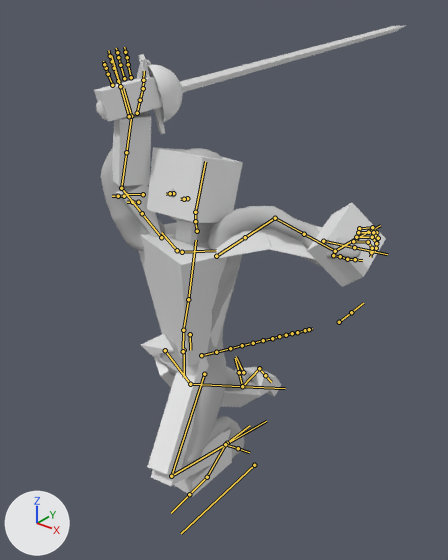
A saved change to the FBX model Project/Assets/Prototype/Models/TheChosenOne01.fbx.
Camera for both pictures: a camera (50 mm lens) standing at (1.46, -2.16, 2.32) and looking at (0.03, -0.37, 1.21). Lighting does not change. The marker at lower left points along +X, +Y and +Z. Both versions are drawn at frame 11 of the action 'Armature|Combat_Attack_Lunge'; the numbers are the values there. The bones that bend it are drawn over the model as lines.

Names of what the first picture shows: 'Low_Poly', 'Rapier01_Cube', 'TheChosenOne'.
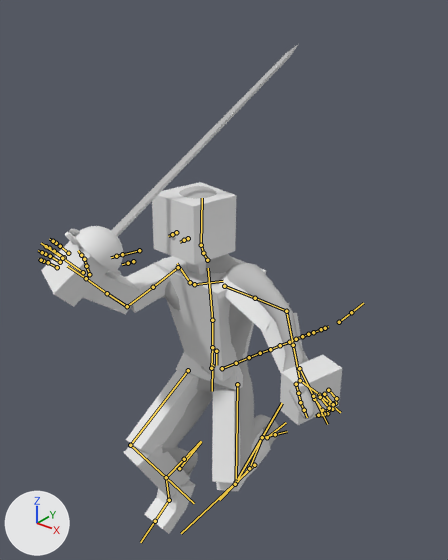
Pixel boxes (x1, y1, x2, y2) of what changed, in the pictures (448 x 560 px):
'TheChosenOne', posed (16% shorter): before (94, 77, 386, 497); after (41, 182, 342, 534)
'Low_Poly', posed (6% narrower, 29% shorter): before (100, 60, 361, 471); after (69, 186, 314, 477)
'Rapier01_Cube', posed: before (96, 25, 407, 134); after (65, 44, 299, 276)
bone 'Hip_root', root to tip: before (190, 334) to (190, 350); after (216, 351) to (216, 365)
bone 'HipControl', root to tip: before (184, 350) to (184, 377); after (212, 366) to (212, 391)
bone 'Femur.R', root to tip: before (165, 350) to (190, 384); after (188, 370) to (130, 445)
bone 'Tibia.R', root to tip: before (190, 384) to (242, 386); after (130, 445) to (166, 477)
bone 'Femur.L', root to tip: before (204, 374) to (171, 476); after (237, 384) to (236, 482)
bone 'Tibia.L', root to tip: before (171, 476) to (225, 444); after (236, 482) to (262, 437)
bone 'Tail.001', root to tip: before (201, 355) to (216, 352); after (222, 368) to (236, 363)
bone 'spine.001', root to tip: before (183, 351) to (183, 330); after (211, 368) to (212, 347)
bone 'spine.002', root to tip: before (183, 330) to (188, 299); after (212, 347) to (212, 320)
bone 'spine.003', root to tip: before (188, 299) to (196, 240); after (212, 320) to (208, 268)
bone 'Eye.R', root to tip: before (173, 193) to (170, 193); after (176, 232) to (172, 234)
bone 'Eye.L.001', root to tip: before (187, 198) to (184, 199); after (188, 238) to (184, 240)
bone 'Humerus.R', root to tip: before (161, 237) to (142, 213); after (178, 267) to (153, 287)
bone 'Humerus.R.001', root to tip: before (142, 213) to (121, 188); after (153, 287) to (127, 306)
bone 'Ulna.R', root to tip: before (121, 188) to (126, 152); after (127, 306) to (107, 293)
bone 'Hand.R', root to tip: before (131, 116) to (123, 88); after (86, 278) to (67, 266)
bone 'Humerus.L', root to tip: before (216, 256) to (245, 237); after (224, 286) to (255, 298)
bone 'Humerus.L.001', root to tip: before (245, 237) to (275, 218); after (255, 298) to (286, 311)
bone 'Foot_Control.R', root to tip: before (243, 372) to (236, 356); after (179, 468) to (201, 441)
bone 'Foot_Control.L', root to tip: before (227, 443) to (250, 425); after (267, 437) to (286, 422)
bone 'Tarsals.L', root to tip: before (207, 477) to (225, 444); after (249, 468) to (262, 437)

The edits, one by one:
Bone 'Hip_root' (bone_hip_root) moves from (0.0, 0.011, -0.512) to (0.0, 0.173, -0.345).
Bone 'Hip_root' (bone_hip_root) turns from (0, 12, 0) to (0, -5, 0) degrees about its own x, y and z.
Bone 'HipControl' (bone_hipcontrol) turns from (0, -5, 0) to (0, -8, 0) degrees about its own x, y and z.
Bone 'Femur.R' (bone_femur_r) turns from (46, 15, 35) to (-48, 17, 2) degrees about its own x, y and z.
Bone 'Tibia.R' (bone_tibia_r) turns from (5, -2, 7) to (68, -5, 10) degrees about its own x, y and z.
Bone 'Femur.L' (bone_femur_l) turns from (-30, -11, -10) to (-21, -8, -12) degrees about its own x, y and z.
Bone 'Tibia.L' (bone_tibia_l) turns from (91, -5, 6) to (89, 0, 0) degrees about its own x, y and z.
Bone 'Tail.001' (bone_tail_001) turns from (40, -3, 6) to (44, 7, -12) degrees about its own x, y and z.
Bone 'spine.001' (bone_spine_001) turns from (0, -25, -1) to (0, -20, -1) degrees about its own x, y and z.
Bone 'spine.002' (bone_spine_002) turns from (-5, 25, 3) to (4, 1, 2) degrees about its own x, y and z.
Bone 'spine.003' (bone_spine_003) turns from (0, 12, 3) to (5, 6, 1) degrees about its own x, y and z.
Bone 'Eye.R' (bone_eye_r) turns from (0, 5, 15) to (0, 0, 15) degrees about its own x, y and z.
Bone 'Eye.L.001' (bone_eye_l_001) turns from (0, 5, 15) to (0, 0, 15) degrees about its own x, y and z.
Bone 'Humerus.R' (bone_humerus_r) turns from (-151, 4, -21) to (-84, 7, -10) degrees about its own x, y and z.
Bone 'Humerus.R.001' (bone_humerus_r_001) turns from (0, -14, 0) to (0, -5, 0) degrees about its own x, y and z.
Bone 'Ulna.R' (bone_ulna_r) turns from (-32, 0, 0) to (-56, 0, 0) degrees about its own x, y and z.
Bone 'Hand.R' (bone_hand_r) turns from (5, -3, -17) to (9, 1, 6) degrees about its own x, y and z.
Bone 'Humerus.L' (bone_humerus_l) turns from (26, 33, -104) to (12, 8, -63) degrees about its own x, y and z.
Bone 'Humerus.L.001' (bone_humerus_l_001) turns from (0, 51, 0) to (0, 45, 0) degrees about its own x, y and z.
Bone 'Foot_Control.R' (bone_foot_control_r) moves from (0.042, 0.08, -0.366) to (0.042, -0.408, -0.04).
Bone 'Foot_Control.R' (bone_foot_control_r) turns from (-124, 3, -2) to (-29, 2, 3) degrees about its own x, y and z.
Bone 'Foot_Control.L' (bone_foot_control_l) moves from (-0.003, -0.416, 0.342) to (-0.003, -0.086, 0.186).
Bone 'Tarsals.L' (bone_tarsals_l) turns from (0, 0, 0) to (17, 0, 0) degrees about its own x, y and z.
